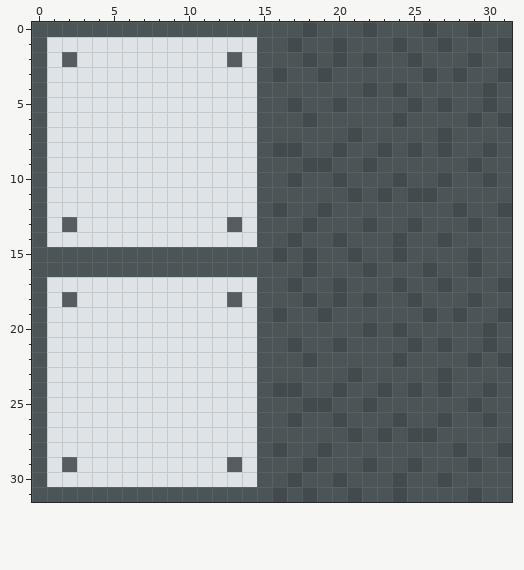
Edited in one commit: pixel-art sprite (Game!/tileset.png). The first picture shows the starting point.
The file is 32x32 pixels. Colours within 5 levels of each other are drawn and written as one.
And afterwards:
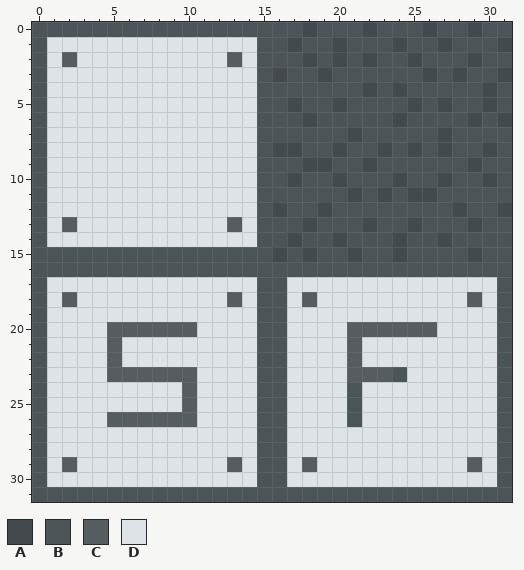
Palette (. is transparent): A #434a4e  B #4b5558  C #555d61  D #dee3e7
Difference:
{"y":16,"x":18,"old":"A","new":"B"}
{"y":16,"x":22,"old":"A","new":"B"}
{"y":16,"x":26,"old":"A","new":"B"}
{"y":16,"x":29,"old":"A","new":"B"}
{"y":17,"x":17,"old":"ABBABBBABBABBBA","new":"DDDDDDDDDDDDDDB"}
{"y":18,"x":17,"old":"BABABABBABBBAB","new":"DCDDDDDDDDDDCD"}
{"y":19,"x":16,"old":"ABBABBBBBBABABBA","new":"BDDDDDDDDDDDDDDB"}
{"y":20,"x":5,"old":"DDDDDD","new":"CCCCCC"}
{"y":20,"x":17,"old":"BBBBBABABBBBBA","new":"DDDDCCCCCCDDDD"}
{"y":21,"x":5,"old":"D","new":"C"}
{"y":21,"x":17,"old":"ABBABBBBABABBA","new":"DDDDCDDDDDDDDD"}
{"y":22,"x":5,"old":"D","new":"C"}
{"y":22,"x":17,"old":"BABBBBBABBBBABA","new":"DDDDCDDDDDDDDDB"}
{"y":23,"x":5,"old":"DDDDDD","new":"CCCCCC"}
{"y":23,"x":17,"old":"BBBBABB","new":"DDDDCCC"}
{"y":23,"x":25,"old":"BBABBB","new":"DDDDDD"}
{"y":24,"x":10,"old":"D","new":"C"}
{"y":24,"x":16,"old":"AABBA","new":"BDDDD"}
{"y":24,"x":22,"old":"BABABABBA","new":"DDDDDDDDD"}
{"y":25,"x":10,"old":"D","new":"C"}
{"y":25,"x":17,"old":"BAAB","new":"DDDD"}
{"y":25,"x":22,"old":"ABBBBBBAB","new":"DDDDDDDDD"}
{"y":26,"x":5,"old":"DDDDDD","new":"CCCCCC"}
{"y":26,"x":17,"old":"ABBA","new":"DDDD"}
{"y":26,"x":22,"old":"BBABBABBA","new":"DDDDDDDDD"}
{"y":27,"x":17,"old":"BBBBABABAABBBB","new":"DDDDDDDDDDDDDD"}
{"y":28,"x":16,"old":"ABBABBBBBBBBABBA","new":"BDDDDDDDDDDDDDDB"}
{"y":29,"x":17,"old":"BABBBABBABBBAB","new":"DCDDDDDDDDDDCD"}
{"y":30,"x":17,"old":"ABBABBBABBABBB","new":"DDDDDDDDDDDDDD"}
{"y":31,"x":16,"old":"A","new":"B"}
{"y":31,"x":18,"old":"A","new":"B"}
{"y":31,"x":21,"old":"A","new":"B"}
{"y":31,"x":24,"old":"A","new":"B"}
{"y":31,"x":29,"old":"A","new":"B"}
